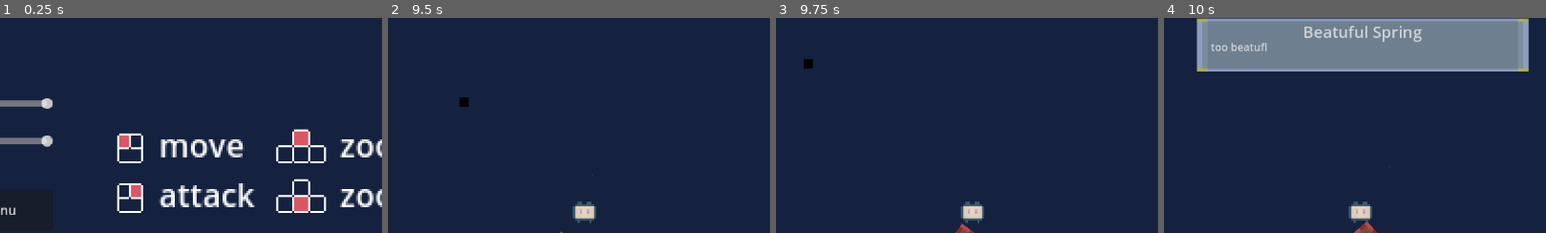
Above: before the commit, frames 1-4 (left to right).
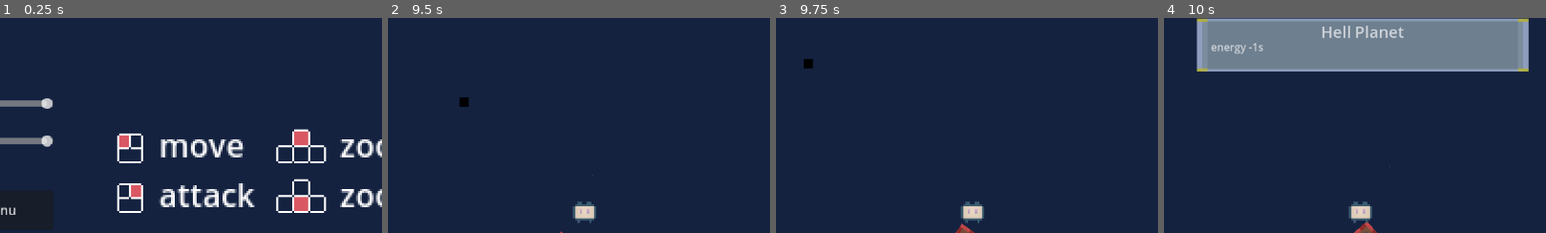
Above: after the commit, the same moments.

Repository: icysamon/LightYearsTraveler
Game: Godot game, scene res://scene/main/options.tscn
The game is run twice, just before and just after one commit, with the same random seed, the same clock (stepped at 60 frames per second) and the same inputs. This scene is started directly instead of the project's main scene.
Inputs (mouse positions are % of the whole screen's width and height, from its top left):
- Up to frame 1 (0.25 s): no input
- Up to frame 2 (9.5 s): tap Enter at 0.5 s; move the mouse to (72, 45) at 0.52 s; hold Right mouse button (attack) 0.53-1.25 s; click "Back To Menu" at 1.25 s; click "Start" at 2 s; click "ReStart" at 2.75 s; click "ReStart" at 3.5 s; click "ReStart" at 4.25 s; click "Back To Menu" at 5 s; click "Start" at 5.75 s; move the mouse to (41, 90) at 6.52 s; click (41, 90) at 6.6 s; move the mouse to (77, 31) at 7.27 s; hold Up (zoom in) 7.28-8.03 s; move the mouse to (45, 70) at 8.02 s; tap Down (zoom out) at 8.1 s; move the mouse to (22, 6) at 8.77 s; hold Right mouse button (attack) from 8.78 s (still down)
- Up to frame 3 (9.75 s): move the mouse to (11, 63) at 9.52 s; release Right mouse button (attack) at 9.53 s; click (11, 63) at 9.6 s
- Up to frame 4 (10 s): no input
The pictures show only the part of the screen within x 24-74%, y 5-55%; the shares and areas given below are measured in that part.

Frames 1-3 are identical in both runs. In frame 4, 1.2% of the frame differs, in the area x 12-68%, y 3-17%.

Commit message:
fix: event

Diff:
--- /dev/null
+++ b/resource/event/summary/barren.tres
@@ -0,0 +1,9 @@
+[gd_resource type="Resource" script_class="Event" load_steps=2 format=3 uid="uid://873yxtlidxrp"]
+
+[ext_resource type="Script" path="res://scripts/ref_counted_event.gd" id="1_j2306"]
+
+[resource]
+script = ExtResource("1_j2306")
+name = "Barren Planet"
+description = "energy -1/s"
+stamina = 0
--- a/resource/event/summary/earth_winter.tres
+++ b/resource/event/summary/earth_winter.tres
@@ -5,5 +5,5 @@
 [resource]
 script = ExtResource("1_w0ftv")
 name = "Supper Earth (Winter)"
-description = "energy +0/s"
+description = "energy +1/s"
 stamina = 0
--- a/resource/event/summary/hell.tres
+++ b/resource/event/summary/hell.tres
@@ -5,5 +5,5 @@
 [resource]
 script = ExtResource("1_nftqm")
 name = "Hell Planet"
-description = "energy -5/s"
+description = "energy -1s"
 stamina = 0
--- a/scene/child/tutorial.tscn
+++ b/scene/child/tutorial.tscn
@@ -28,6 +28,7 @@
 text = "move"
 
 [node name="Label2" type="Label" parent="."]
+layout_mode = 0
 offset_left = 29.0
 offset_top = 30.0
 offset_right = 79.0
@@ -35,6 +36,7 @@
 text = "attack"
 
 [node name="Label3" type="Label" parent="."]
+layout_mode = 0
 offset_left = 120.0
 offset_top = 5.0
 offset_right = 182.0
@@ -42,6 +44,7 @@
 text = "zoom in"
 
 [node name="Label4" type="Label" parent="."]
+layout_mode = 0
 offset_left = 120.0
 offset_top = 30.0
 offset_right = 193.0
--- a/scripts/planet.gd
+++ b/scripts/planet.gd
@@ -3,6 +3,13 @@
 @onready var TIP = preload("res://scene/child/tip.tscn")
 @onready var SPRITE2D = $Sprite2D
 @onready var GAME_OVER = preload("res://scene/child/game_over.tscn")
+@onready var event_spring = preload("res://resource/event/summary/earth_spring.tres")
+@onready var event_summer = preload("res://resource/event/summary/earth_summer.tres")
+@onready var event_autumn = preload("res://resource/event/summary/earth_autumn.tres")
+@onready var event_winter = preload("res://resource/event/summary/earth_winter.tres")
+@onready var event_hell = preload("res://resource/event/summary/hell.tres")
+@onready var event_black_hole = preload("res://resource/event/summary/black_hole.tres")
+@onready var event_barren = preload("res://resource/event/summary/barren.tres")
 
 @export var texture : Texture
 @export var speed_rotation : float = 0.5
@@ -136,6 +143,25 @@
 
 			# set tip information
 			var tip = TIP.instantiate()
+			match planet_type:
+				Type.SUPPER_EARTH:
+					match planet_season:
+						Season.SPRING:
+							event = event_spring
+						Season.SUMMER:
+							event = event_summer
+						Season.AUTUMN:
+							event = event_autumn
+						Season.WINTER:
+							event = event_winter
+				Type.BARREN:
+					event = event_barren
+
+				Type.HELL:
+					event = event_hell
+				Type.BLACK_HOLE:
+					event = event_black_hole
+
 			tip.event_name = event.name
 			tip.event_description = event.description
 			player.get_node("Camera2D/UI/CanvasLayer").add_child(tip)
@@ -249,6 +275,7 @@
 	if area.area_type == "player":
 		get_player = false
 		flag_tip = false
+		flag_first_enter = false
 	pass
 
 
Not shown, changed: assets/music/main/main.cpr
